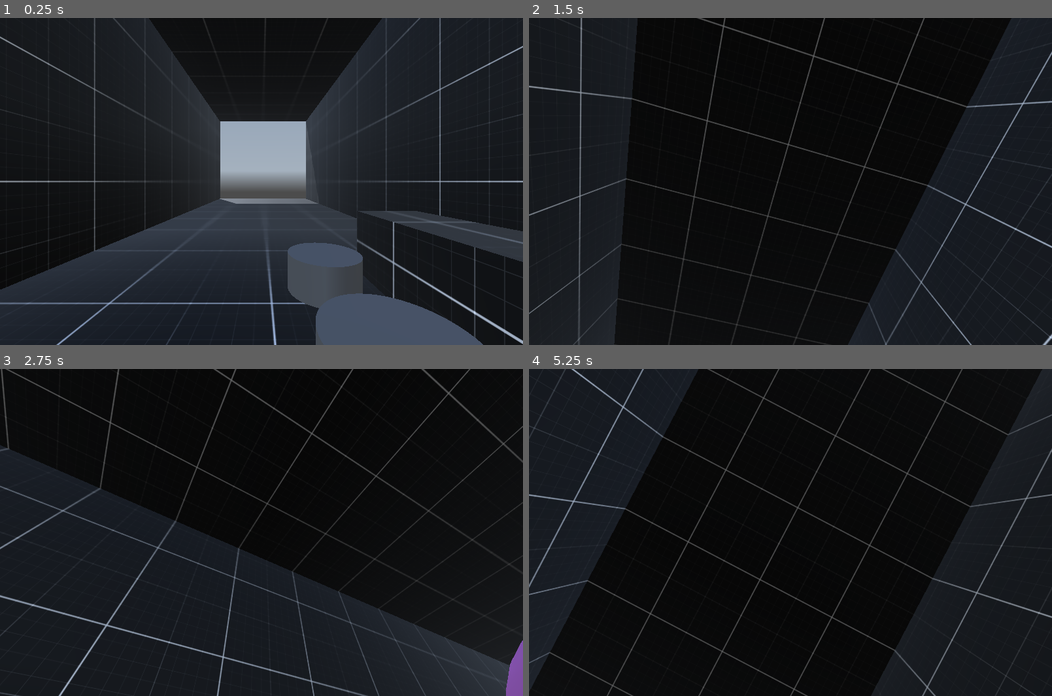
Above: before the commit, frames 1-4 (two rows, left to right).
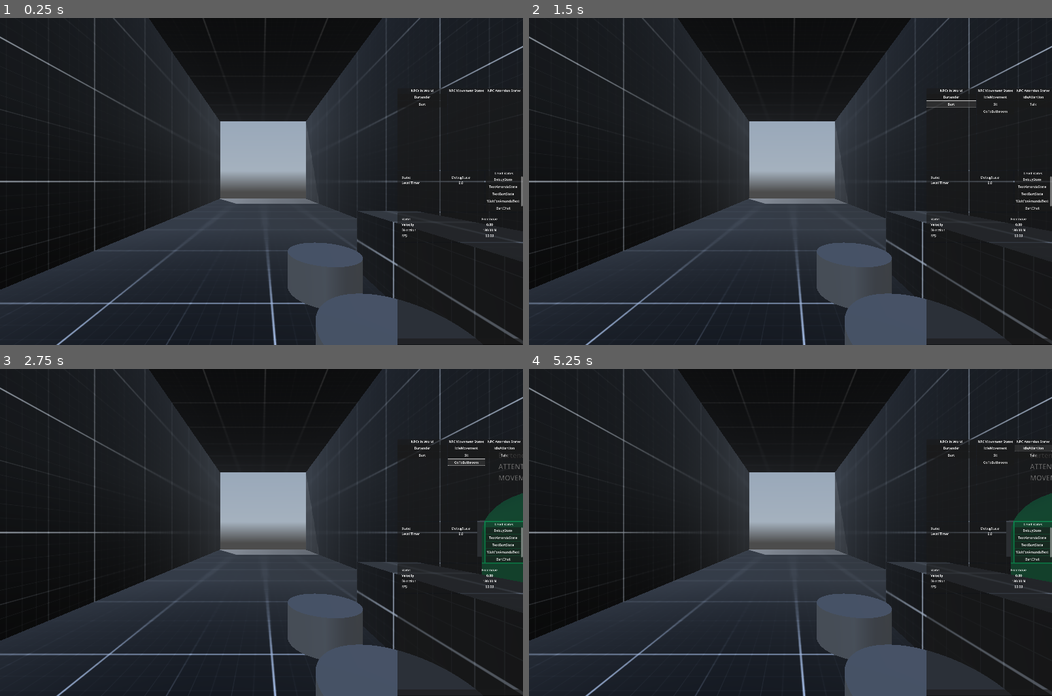
Above: after the commit, the same moments.

Repository: LucasMc17/One-Man-s-Trash
Game: Godot game, scene res://levels/level_01/root.tscn
Same seed, same stepped clock (60 frames per second), same inputs: the game is played once before the commit and once after it. A sky picture missing from this copy of the repository is replaced by a grey-blue gradient.
Inputs (mouse positions are in pixels of both pictures, inside the frame that each line leads up to):
- Up to frame 1 (0.25 s): no input
- Up to frame 2 (1.5 s): click (952, 96) at 0.5 s, where only the run after the commit has a clickable "Bartender"; click (952, 103) at 1.25 s, where only the run after the commit has a clickable "Bart"
- Up to frame 3 (2.75 s): click (465, 463) at 2 s, where only the run after the commit has a clickable "GoToBathroom"
- Up to frame 4 (5.25 s): click (994, 463) at 2.75 s, where only the run after the commit has a clickable "GoToBathroom"; click (994, 447) at 3.5 s, where only the run after the commit has a clickable "IdleMovement"; click (994, 454) at 4.25 s, where only the run after the commit has a clickable "Sit"; click (1031, 447) at 5 s, where only the run after the commit has a clickable "IdleAttention"

The runs differ from the first frame. In frame 1, 2.6% of the frame differs, in the area x 76-100%, y 21-100%; in frame 2, 43%; in frame 3, 39%; in frame 4, 49%, in the area x 0-100%, y 0-100%.
Error after the commit: Invalid access to property or key 'SIT_MARKER' on a base object of type 'Nil'. (res://scenes/characters/npcs/states/movement_states/npc_sit_state.gd:19)

Commit message:
log clean up

Diff:
--- a/globals/global_node.tscn
+++ b/globals/global_node.tscn
@@ -12,4 +12,4 @@
 
 [node name="Debug" type="Node" parent="."]
 script = ExtResource("2_u1vfw")
-debug_override = "OFF"
+debug_override = "ON"
--- a/invisible_walls/invisible_wall.tscn
+++ b/invisible_walls/invisible_wall.tscn
@@ -6,6 +6,3 @@
 collision_layer = 5
 collision_mask = 0
 script = ExtResource("1_0dwuf")
-
-[node name="Label3D" type="Label3D" parent="."]
-text = "INVISIBLE WALL"
--- a/scenes/characters/player/states/movement_states/player_sit_state.gd
+++ b/scenes/characters/player/states/movement_states/player_sit_state.gd
@@ -17,7 +17,6 @@
 	super(previous_state, ext)
 	ACTOR.hint = 'Press [SPACE] to stand up'
 	if ext.has('seat'):
-		print(ext.seat)
 		SEAT = ext.seat
 	SIT_POSITION = SEAT.SIT_MARKER.global_position
 	if ext.has('get_off_position'):
